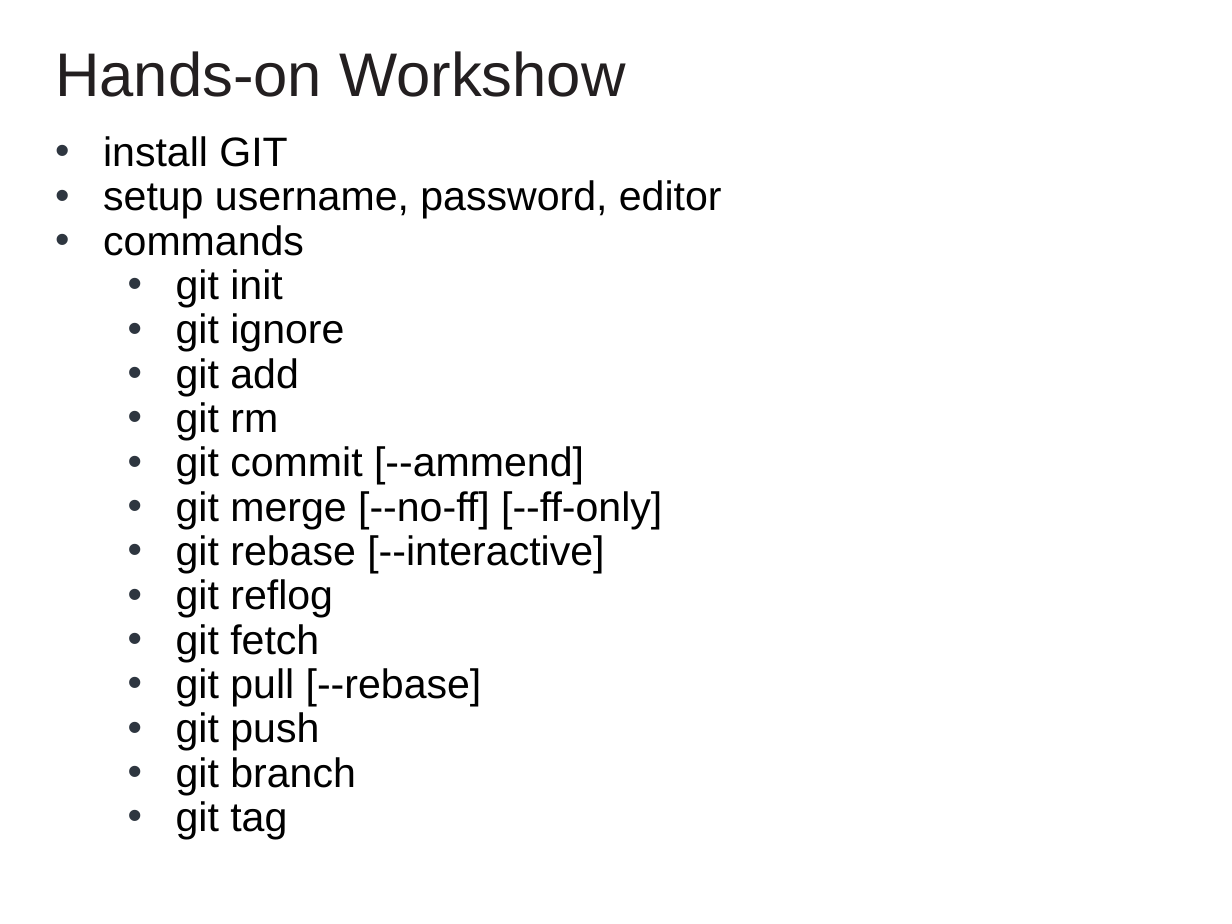
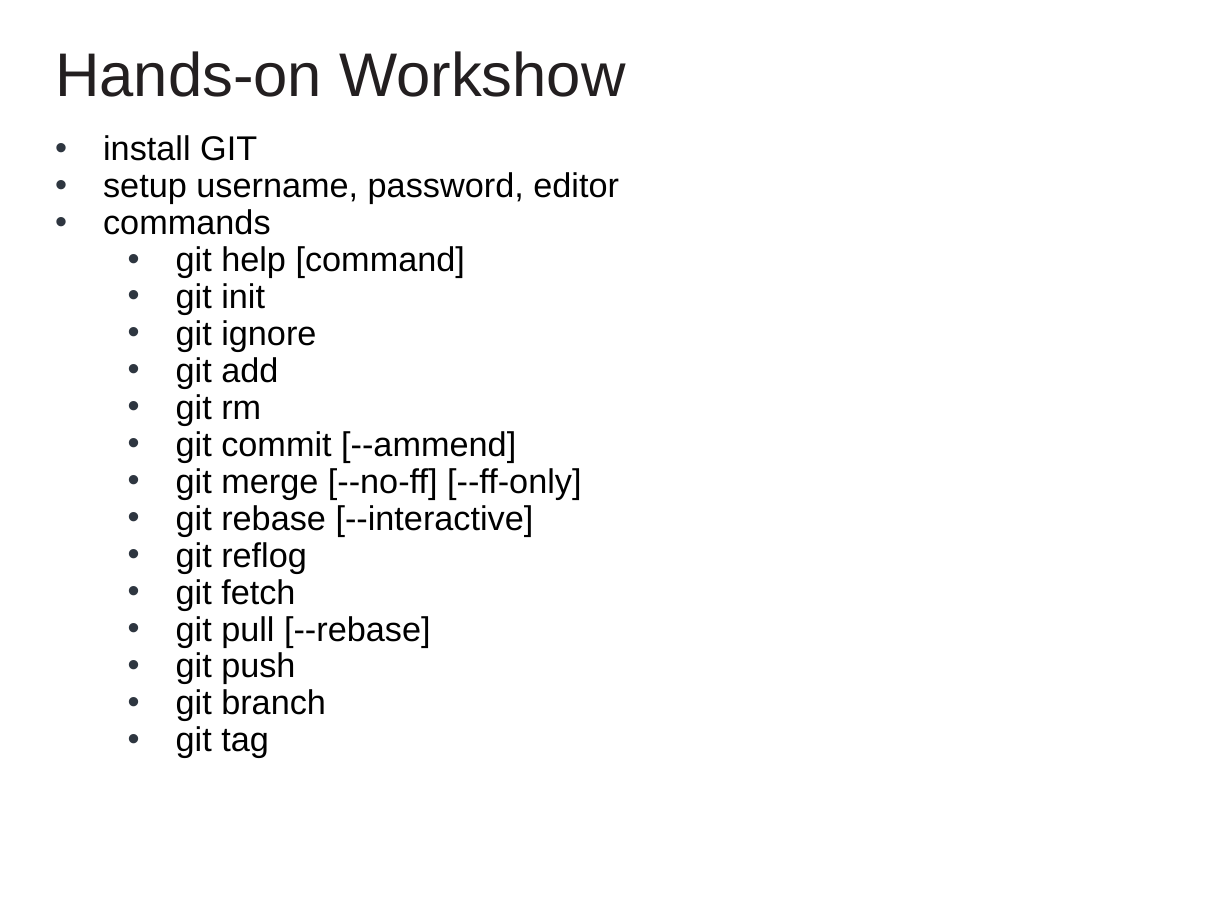
Before and after one commit to cvmocanu/git-presentation, a slide deck: slide 16 of GIT Presentation.pptx (slide 15 before the commit). Drawn at 1232x924 pixels with LibreOffice and Linux fonts; fonts in the diff are those of the drawing; background and template pictures are left out. Boxes give left, top, right and bottom in pixels: in the first picture for what was removed or moved away, otherwise in the second. Text is boxed around its words. In the diff, an @@ line names an element or a change of style, - is before the commit and + after.

```diff
--- a/GIT Presentation.pptx
+++ b/GIT Presentation.pptx
@@ text at <box>103,135,619,758</box>: size 24 to 20 pt @@
@@ text at <box>176,246,465,277</box>: paragraph added @@
+• git help [command]
```
Also in this commit, not shown: 2 slides added, 1 slide removed, 4 other files.
